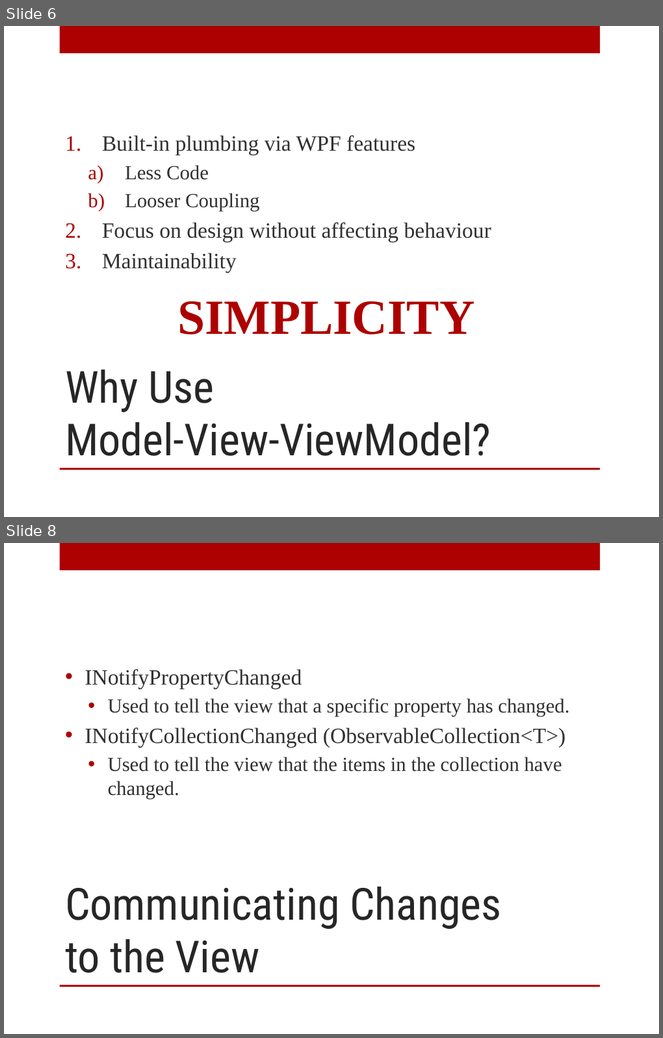
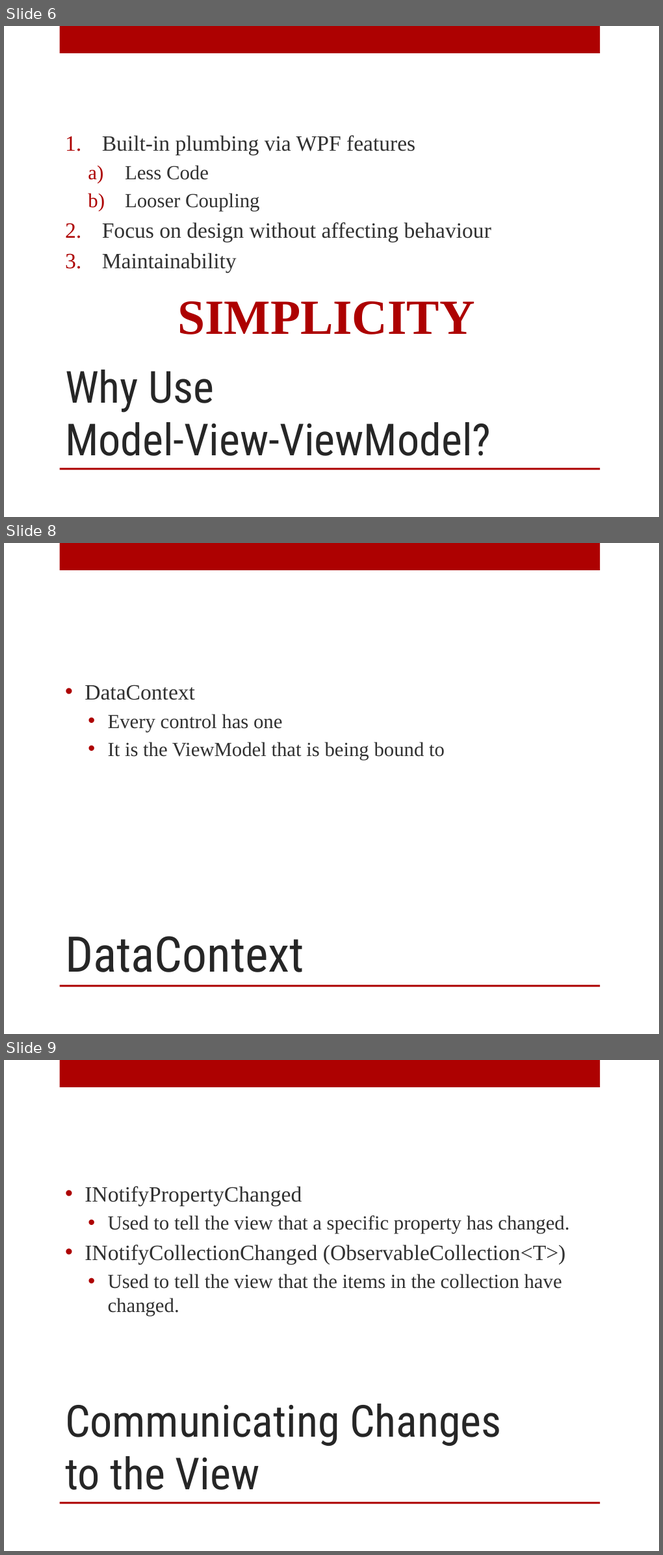
Before and after one commit to arcresources/MVPtoMVVM, a slide deck: docs/MVP to MVVM.pptx. Shown one above the other, each under a label of ours: slides 6 and 8 before the commit, slides 6, 8 and 9 after it; the slides between them are not shown. The pictures are 663x1038 and 663x1555 pixels, drawn with LibreOffice and Linux fonts; fonts in the diff are those of the drawing; background and template pictures are left out. Boxes give left, top, right and bottom in pixels: in the first picture for what was removed or moved away, otherwise in the second. Text is boxed around its words. In the diff, an @@ line names an element or a change of style, - is before the commit and + after.

```diff
--- a/docs/MVP to MVVM.pptx
+++ b/docs/MVP to MVVM.pptx
@@ slide 8 added at [4, 543, 659, 1034], background picture (left out); not listed: 2 template elements that a slide beside it also shows @@
@@ text added at [85, 685, 445, 760], 22 pt, text #303030 @@
+• DataContext
+  • Every control has one
+  • It is the ViewModel that is being bound to
@@ title added at [65, 936, 304, 973], 54 pt, text #262626 @@
+DataContext
@@ what was slide 8 is now slide 9 @@
```
Also in this commit, not shown: 7 slides changed, 1 other slide added, 1 slide removed, 2 other files.
